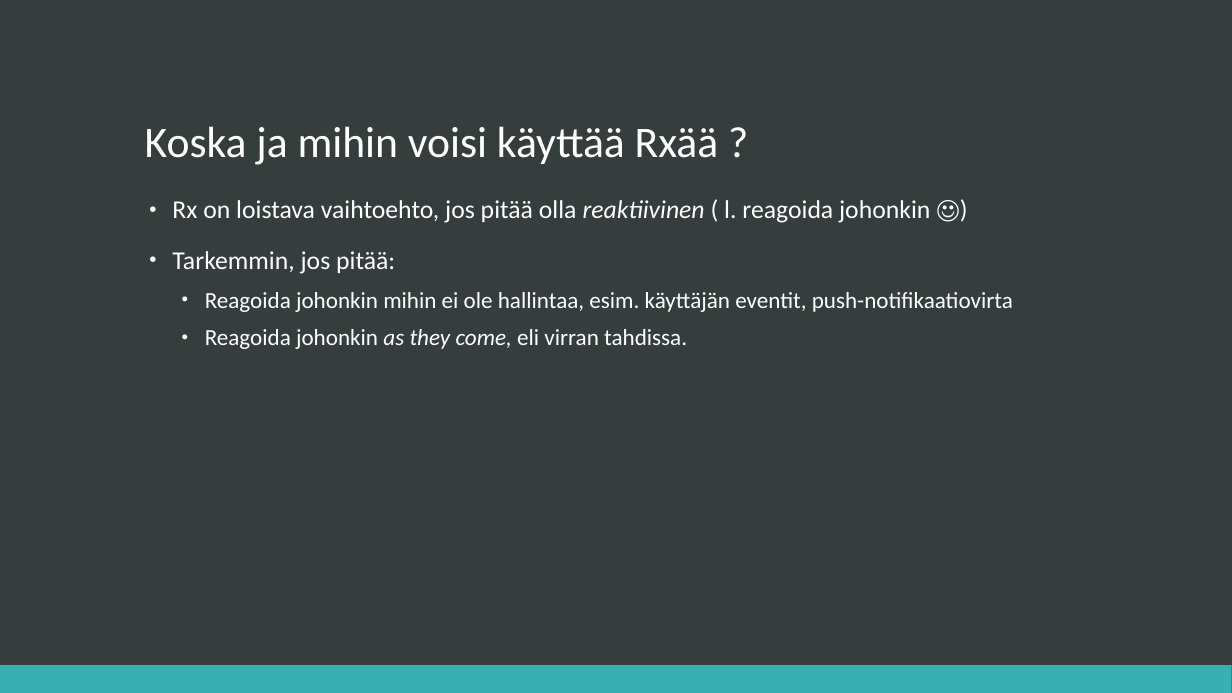
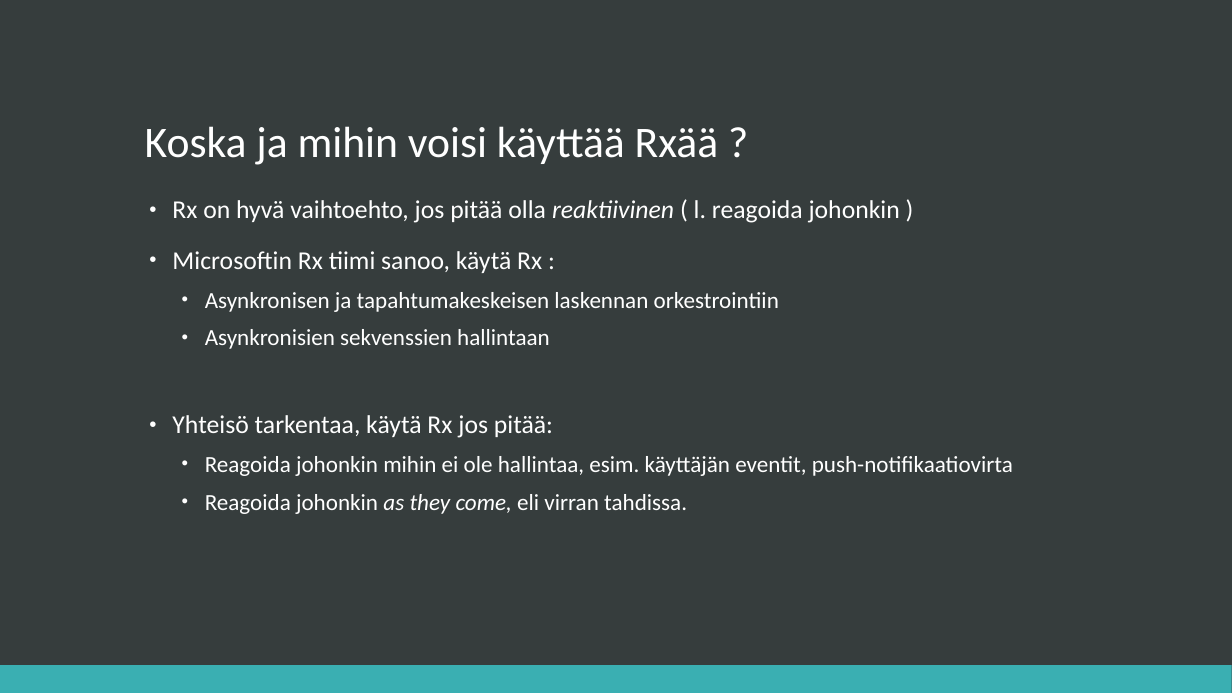
Before and after one commit to supertopi/RxWorkshop, a slide deck: slide 3 of EatechWorkshop_ReactiveExtensions.pptx. Drawn at 1232x693 pixels with LibreOffice and Linux fonts; fonts in the diff are those of the drawing. Boxes give left, top, right and bottom in pixels: in the first picture for what was removed or moved away, otherwise in the second. Text is boxed around its words. In the diff, an @@ line names an element or a change of style, - is before the commit and + after.

```diff
--- a/EatechWorkshop_ReactiveExtensions.pptx
+++ b/EatechWorkshop_ReactiveExtensions.pptx
@@ text at (172,200,900,438): text changed @@
-• Rx on loistava vaihtoehto, jos pitää olla reaktiivinen ( l. reagoida johonkin ☺)
-• Tarkemmin, jos pitää:
+• Rx on hyvä vaihtoehto, jos pitää olla reaktiivinen ( l. reagoida johonkin )
+• Microsoftin Rx tiimi sanoo, käytä Rx :
+  • Asynkronisen ja tapahtumakeskeisen laskennan orkestrointiin
+  • Asynkronisien sekvenssien hallintaan
+• Yhteisö tarkentaa, käytä Rx jos pitää:
```
Also in this commit, not shown: 4 other slides changed.
